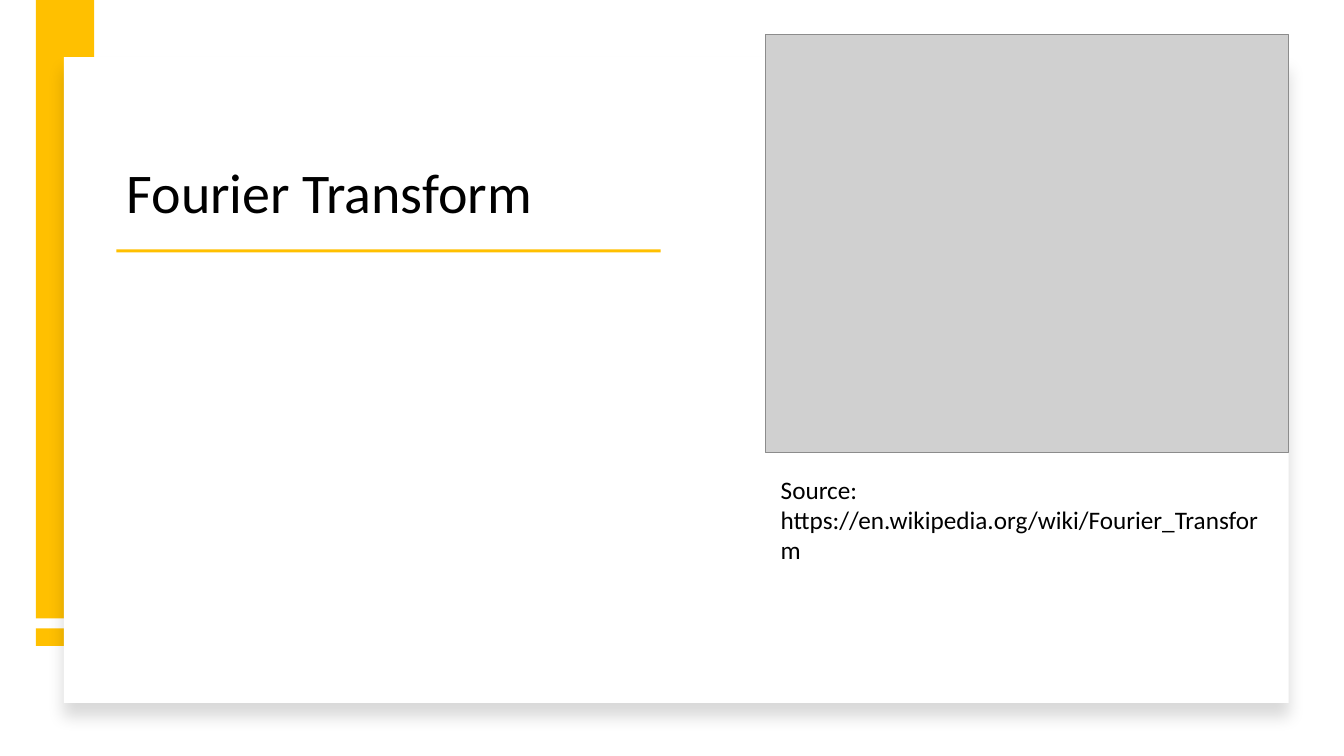
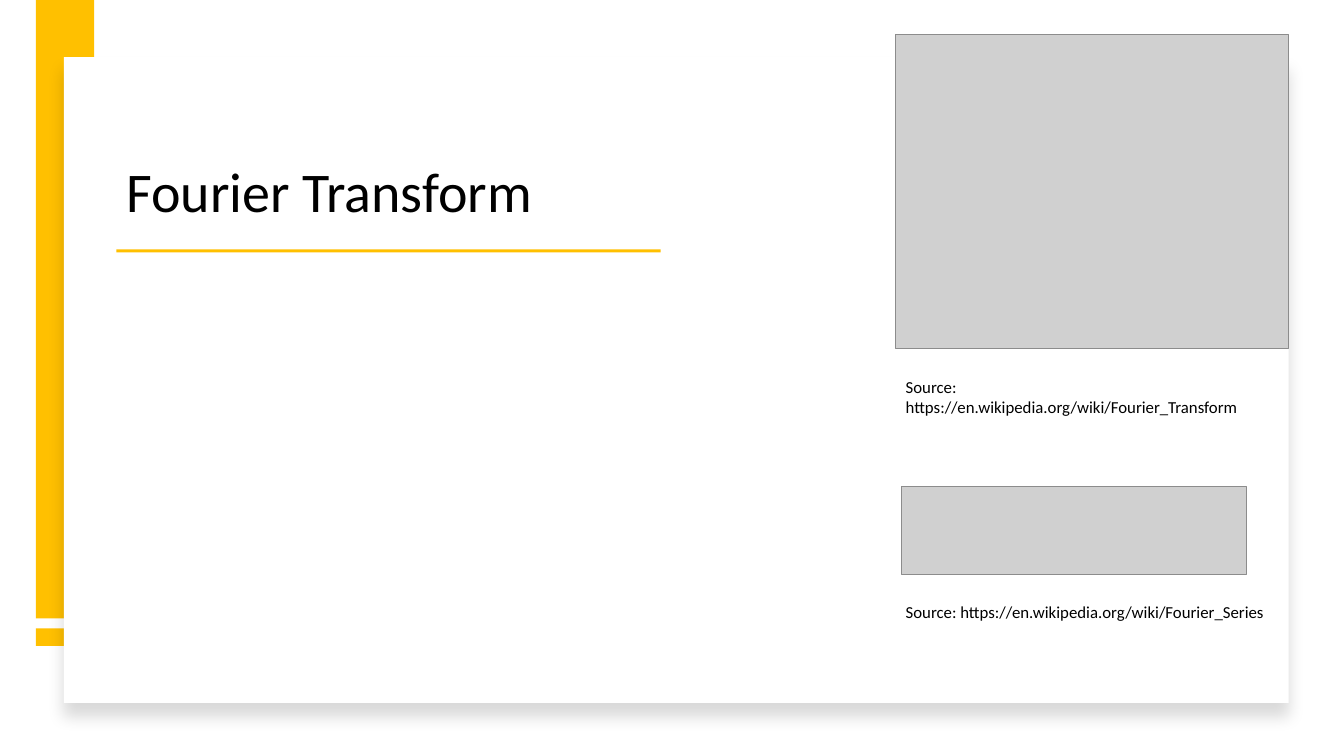
Before and after one commit to Sibeng32/Saban-Caliskan-Fourier-Analysis, a slide deck: slide 2 of Verbeterde Powerpoint Fourier Analysis.pptx. Drawn at 1344x756 pixels with LibreOffice and Linux fonts; fonts in the diff are those of the drawing; grey boxes stand for pictures. Boxes give left, top, right and bottom in pixels: in the first picture for what was removed or moved away, otherwise in the second. Text is boxed around its words. In the diff, an @@ line names an element or a change of style, - is before the commit and + after.

```diff
--- a/Verbeterde Powerpoint Fourier Analysis.pptx
+++ b/Verbeterde Powerpoint Fourier Analysis.pptx
@@ picture: place and size @@
-picture at [765,34,1289,453]
+picture at [896,34,1290,349]
@@ text "Source: https://en.wikipedia.org/wiki/Fourier_Transform": place and size @@
-text "Source: https://en.wikipedia.org/wiki/Fourier_Transform" at [781,482,1258,534]
+text "Source: https://en.wikipedia.org/wiki/Fourier_Transform" at [906,382,1237,416]
@@ text "Source: https://en.wikipedia.org/wiki/Fourier_Transform" at [906,382,1237,416]: size 18 to 12 pt @@
@@ picture added at [902,486,1247,575] @@
@@ text added at [906,606,1263,621], 12 pt, text #000000 @@
+Source: https://en.wikipedia.org/wiki/Fourier_Series
```
Also in this commit, not shown: 6 other slides changed, 3 other files.
